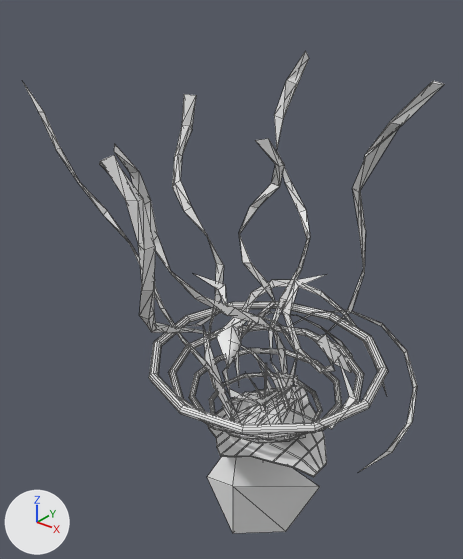
The OBJ model Assets/Models/Shoulder/epaule_0005.obj, before and after one commit.
Before and after are seen from a 50 mm lens placed at (0.803, -1.147, 1.102), pointed at (-0.148, 0.042, 0.364). Every picture has the same lights, and +X, +Y and +Z are marked at lower left. Mesh edges are drawn as thin lines. Where no turn or scale is listed for an object, it has been applied to the vertices. Vertices at the same position are counted once.

The older version as bpy lines, for what is in view:
```python
me_epaule_0005 = bpy.data.meshes.new('epaule_0005')
me_epaule_0005.from_pydata(...)  # 1092 vertices, 1348 faces; spans x -0.574..0.361, y -0.373..0.467, z -0.353..0.919
# before: 790 (0.047, 0.202, 0.378) at pixel (327, 274), 809 (0.023, 0.101, 0.375) at pixel (298, 286), 828 (0.006, 0.108, 0.384) at pixel (294, 280)
ob_epaule_0005 = bpy.data.objects.new('epaule_0005', me_epaule_0005)
ob_epaule_0005.location = (0.0, 0.0, 0.0)
```
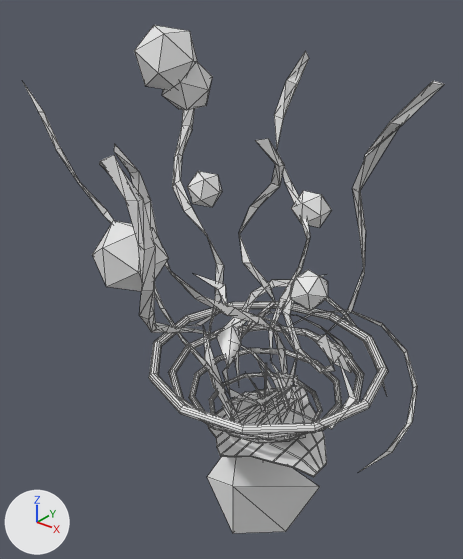
What the commit changed:
me_epaule_0005 is used by ob_epaule_0005; location (0.0, 0.0, 0.0).
Verts and faces of me_epaule_0005; kept vertices keep their numbers, new ones are numbered from 1092.
me_epaule_0005 had 1092 vertices, 1348 faces and spanned x -0.574..0.361, y -0.373..0.467, z -0.353..0.919.
me_epaule_0005 now has 1164 vertices, 1468 faces and spans x -0.574..0.361, y -0.373..0.467, z -0.353..0.988.
me_epaule_0005 part 1: a new loose piece, an icosphere of 20 faces spanning x -0.152..-0.054, y 0.301..0.399, z 0.435..0.534.
me_epaule_0005 part 2: a new loose piece, an icosphere of 20 faces spanning x 0.066..0.165, y -0.043..0.042, z 0.389..0.477.
me_epaule_0005 part 3: a new loose piece, an icosphere of 20 faces spanning x -0.325..-0.17, y -0.129..0.003, z 0.852..0.988.
me_epaule_0005 part 4: a new loose piece, an icosphere of 20 faces spanning x -0.23..-0.086, y -0.366..-0.222, z 0.472..0.616.
me_epaule_0005 part 5: a new loose piece, an icosphere of 20 faces spanning x -0.286..-0.159, y -0.081..0.028, z 0.804..0.916.
me_epaule_0005 part 6: a new loose piece, an icosphere of 20 faces spanning x -0.021..0.054, y -0.278..-0.214, z 0.684..0.75.
Part 7, on me_epaule_0005:
8 faces are deleted.
8 new faces join them.
Part 8, on me_epaule_0005:
Faces deleted: (790, 828, 809).
New faces: (790, 809, 828).

Pixel boxes (x1, y1, x2, y2) of what changed, in the pictures (463 x 559 px; the box of a moved part takes in the faces that stretch with it):
'epaule_0005', reshaped: before (23, 51, 444, 533); after (23, 25, 444, 533)
part 1 of me_epaule_0005, added: after (291, 191, 332, 228)
part 2 of me_epaule_0005, added: after (290, 270, 328, 311)
part 3 of me_epaule_0005, added: after (134, 25, 198, 90)
part 4 of me_epaule_0005, added: after (92, 220, 169, 291)
part 5 of me_epaule_0005, added: after (162, 61, 212, 110)
part 6 of me_epaule_0005, added: after (187, 171, 222, 207)
part 7 of me_epaule_0005, moved or reshaped: (235, 321, 305, 413) in both
part 8 of me_epaule_0005, moved or reshaped (not visible afterwards): before (295, 274, 327, 286)
